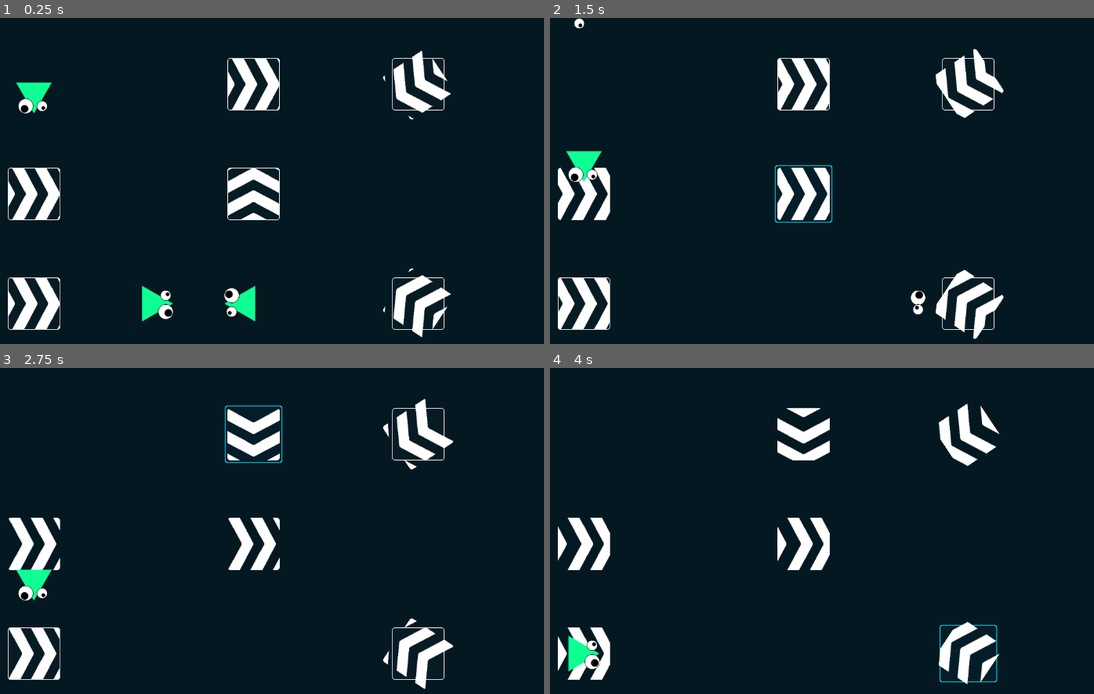
Above: before the commit, frames 1-4 (two rows, left to right).
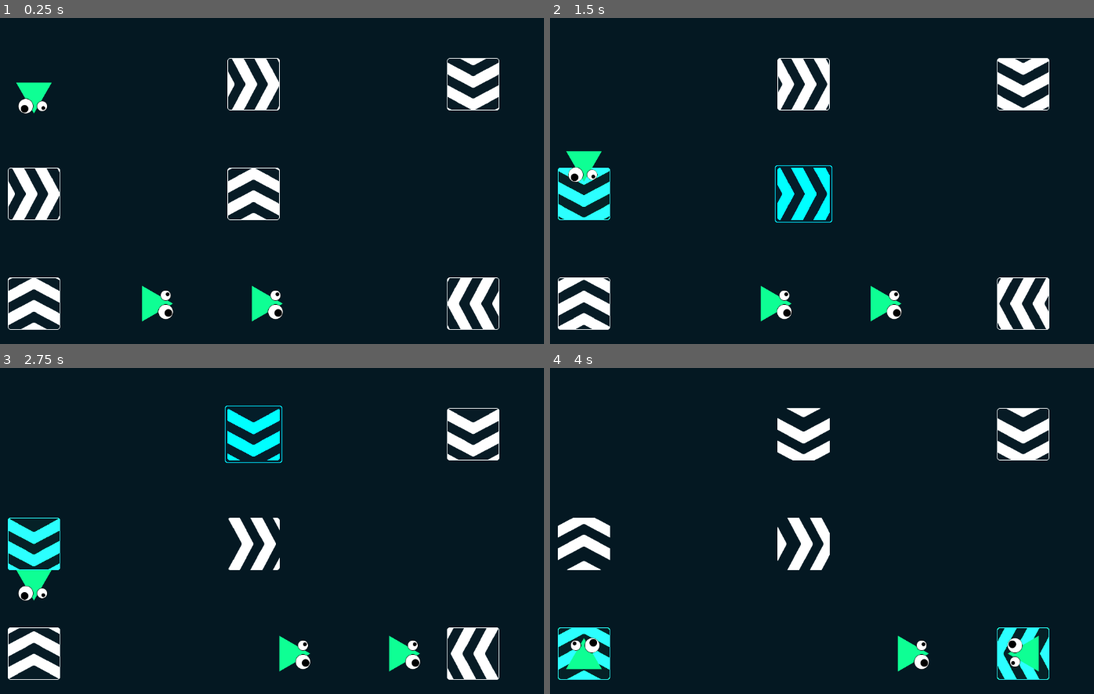
Above: after the commit, the same moments.

Repository: JeanKouss/one-at-a-time
Game: Godot game, scene res://scenes/tests/MapSample.tscn
Same seed, same stepped clock (60 frames per second), same inputs: the game is played once before the commit and once after it. The project has no main scene, so this scene is started directly.
Inputs (mouse positions are in pixels of both pictures, inside the frame that each line leads up to):
- Up to frame 1 (0.25 s): no input
- Up to frame 2 (1.5 s): move the mouse to (582, 194) at 0.52 s; press the mouse at (582, 194) at 0.53 s; move the mouse to (805, 194) at 1.27 s; release the mouse at (805, 194) at 1.28 s; click (805, 194) at 1.35 s
- Up to frame 3 (2.75 s): move the mouse to (255, 433) at 2.02 s; press the mouse at (255, 433) at 2.03 s
- Up to frame 4 (4 s): move the mouse to (968, 433) at 2.77 s; release the mouse at (968, 433) at 2.78 s; click (968, 433) at 2.85 s; move the mouse to (968, 654) at 3.52 s; press the mouse at (968, 654) at 3.53 s

The runs differ from the first frame. In frame 1, 5.2% of the frame differs, in the area x 1-92%, y 9-99%; in frame 2, 7.8%, in the area x 1-92%, y 0-99%; in frame 3, 6.9%; in frame 4, 6.3%.

Commit message:
fix dir locking bug

Diff:
--- a/scenes/Exit/Exit.tscn
+++ b/scenes/Exit/Exit.tscn
@@ -1,6 +1,7 @@
-[gd_scene load_steps=3 format=3 uid="uid://b1s6wyq5vesfb"]
+[gd_scene load_steps=4 format=3 uid="uid://b1s6wyq5vesfb"]
 
 [ext_resource type="Script" path="res://scenes/Exit/Exit.gd" id="1_uyit1"]
+[ext_resource type="Texture2D" uid="uid://cvwyqia6bmk1" path="res://assets/textures/exit-entery.png" id="2_lkudh"]
 
 [sub_resource type="CircleShape2D" id="CircleShape2D_jivt4"]
 radius = 20.0
@@ -10,12 +11,13 @@
 
 [node name="Body" type="Node2D" parent="."]
 
-[node name="Entry" type="Polygon2D" parent="Body"]
-polygon = PackedVector2Array(100, -100, 70, -80, 70, 80, 100, 100)
-
 [node name="Box" type="Polygon2D" parent="Body"]
 color = Color(0.194349, 0.194349, 0.194349, 1)
 polygon = PackedVector2Array(70, -70, -70, -70, -70, 70, 70, 70)
+
+[node name="Entry" type="Sprite2D" parent="Body"]
+modulate = Color(3, 3, 3, 1)
+texture = ExtResource("2_lkudh")
 
 [node name="ExitConfirmationArea" type="Area2D" parent="."]
 position = Vector2(-30, 0)
--- a/scenes/RobDirChanger/RobDirChanger.gd
+++ b/scenes/RobDirChanger/RobDirChanger.gd
@@ -17,18 +17,18 @@
 			_:
 				pass
 		facing = value
-var body_tween : Tween = Tween.new()
+var body_tween : Tween
 var direction : Vector2 = Vector2.RIGHT :
 	set(value) :
 		update_body(direction, value)
 		direction = value.normalized()
 
 var toys_entered : Array[RobToy] = []
-var can_focus : = true
+var locked : = false
 
 var focused := false :
 	set(value) :
-		if not can_focus :
+		if locked :
 			return
 		focused = value
 		_focus_entered() if focused else _focus_exited()
@@ -47,9 +47,15 @@
 		next_dir()
 
 func update_body(_from:Vector2, to:Vector2) :
-	$Body/ArrowMask.look_at(to)
+	# $Body/ArrowMask.look_at(to)
+	var to_point = global_position + to
+	var form_point = global_position + _from
+	var tw := create_tween()
+	tw.tween_method(%DirArrows.look_at, form_point, to_point, 0.1)
 
 func next_dir() :
+	if locked :
+		return
 	direction = direction.rotated(PI/2)
 
 func _on_mouse_entered() -> void:
@@ -77,7 +83,7 @@
 	var mod_col : Color = Color('#0094C6') * 3.
 	mod_col.a = 1.0
 	$Body/Background.visible = true
-	if body_tween.is_valid() :
+	if body_tween and body_tween.is_valid() :
 		body_tween.kill()
 	body_tween = create_tween().set_parallel(true)
 	body_tween.tween_property($Body, 'modulate', mod_col, 0.1)
@@ -85,7 +91,9 @@
 
 
 func _focus_exited() :
-	if body_tween.is_valid() :
+	if locked :
+		return
+	if body_tween and body_tween.is_valid() :
 		body_tween.kill()
 	body_tween = create_tween().set_parallel(true)
 	body_tween.tween_property($Body, 'modulate', Color('#FFF'), 0.1)
@@ -93,8 +101,8 @@
 	body_tween.chain().tween_property($Body/Background, 'visible', false, 0.0)
 
 func lock(_stepped:bool=true) :
+	locked = true
 	focused = false
-	can_focus = false
 	$Body.modulate = Color('#0FFF95') * 3
 	$Body.modulate.a = 1.0
 	# material.set_shader_parameter("some_value", some_value)
@@ -102,7 +110,7 @@
 	$Body/Background.visible = true
 
 func unlock() :
-	can_focus = true
+	locked = false
 	$Body.modulate = Color('#FFF')
 	$Body/Background.scale = Vector2.ONE
 	$Body/Background.visible = false
--- a/scenes/RobDirChanger/RobDirChanger.tscn
+++ b/scenes/RobDirChanger/RobDirChanger.tscn
@@ -9,7 +9,8 @@
 [sub_resource type="RectangleShape2D" id="RectangleShape2D_3b04d"]
 size = Vector2(200, 200)
 
-[sub_resource type="ShaderMaterial" id="ShaderMaterial_lkdjt"]
+[sub_resource type="ShaderMaterial" id="ShaderMaterial_d1vy5"]
+resource_local_to_scene = true
 shader = ExtResource("3_2dwpv")
 shader_parameter/scroll_speed = 0.08
 shader_parameter/angle_degrees = 0.0
@@ -43,7 +44,7 @@
 
 [node name="DirArrows" type="Sprite2D" parent="Body/ArrowMask"]
 unique_name_in_owner = true
-material = SubResource("ShaderMaterial_lkdjt")
+material = SubResource("ShaderMaterial_d1vy5")
 texture = ExtResource("3_t4aoh")
 
 [connection signal="body_entered" from="." to="." method="_on_body_entered"]
--- a/scenes/tests/MapSample.tscn
+++ b/scenes/tests/MapSample.tscn
@@ -15,15 +15,16 @@
 position = Vector2(0, -400)
 
 [node name="RobDirChanger4" parent="." instance=ExtResource("1_48btn")]
-position = Vector2(600, -400)
+position = Vector2(800, -400)
 facing = 2
 
 [node name="RobDirChanger5" parent="." instance=ExtResource("1_48btn")]
-position = Vector2(600, 400)
-facing = 0
+position = Vector2(800, 400)
+facing = 3
 
 [node name="RobDirChanger6" parent="." instance=ExtResource("1_48btn")]
 position = Vector2(-800, 400)
+facing = 0
 
 [node name="RobToy" parent="." instance=ExtResource("2_vhivp")]
 position = Vector2(-800, -400)
@@ -36,8 +37,8 @@
 
 [node name="RobToy3" parent="." instance=ExtResource("2_vhivp")]
 position = Vector2(0, 400)
-rotation = 15.708
-initial_dir = 3
+rotation = 18.8496
+initial_dir = 1
 
 [node name="Camera2D" type="Camera2D" parent="."]
 zoom = Vector2(0.505, 0.505)
Binary file added: assets/textures/exit-entery.png
Not shown, added: assets/textures/exit-entery.png.import
